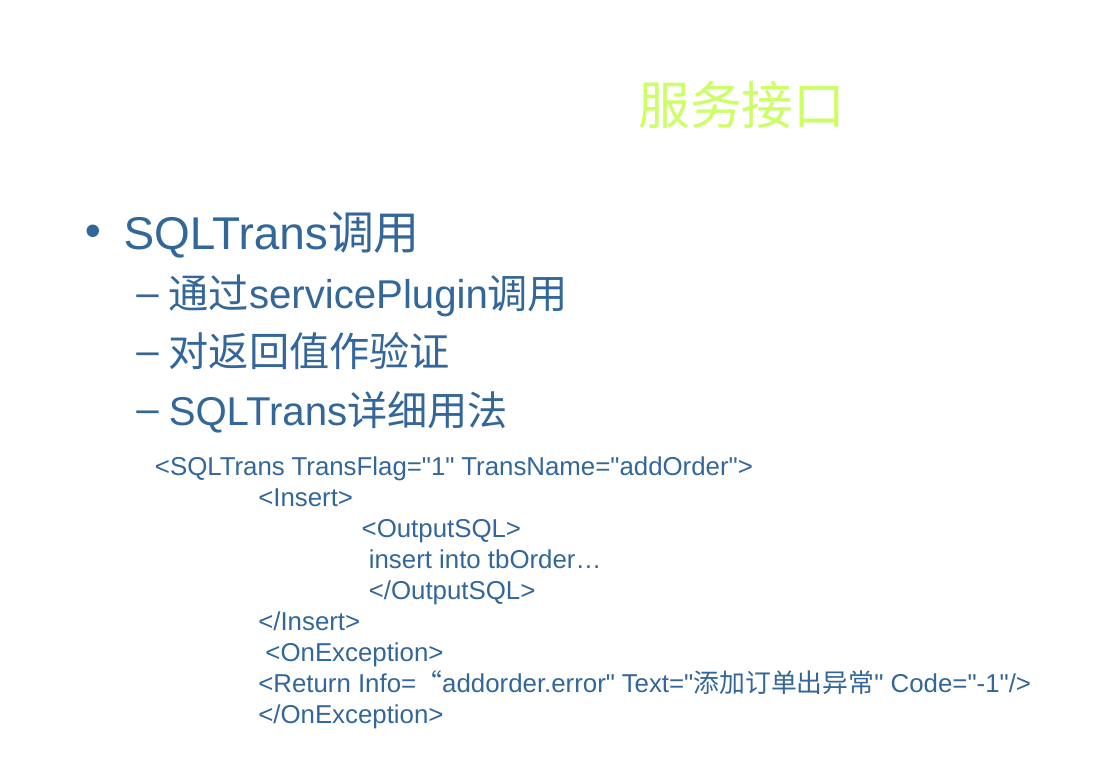
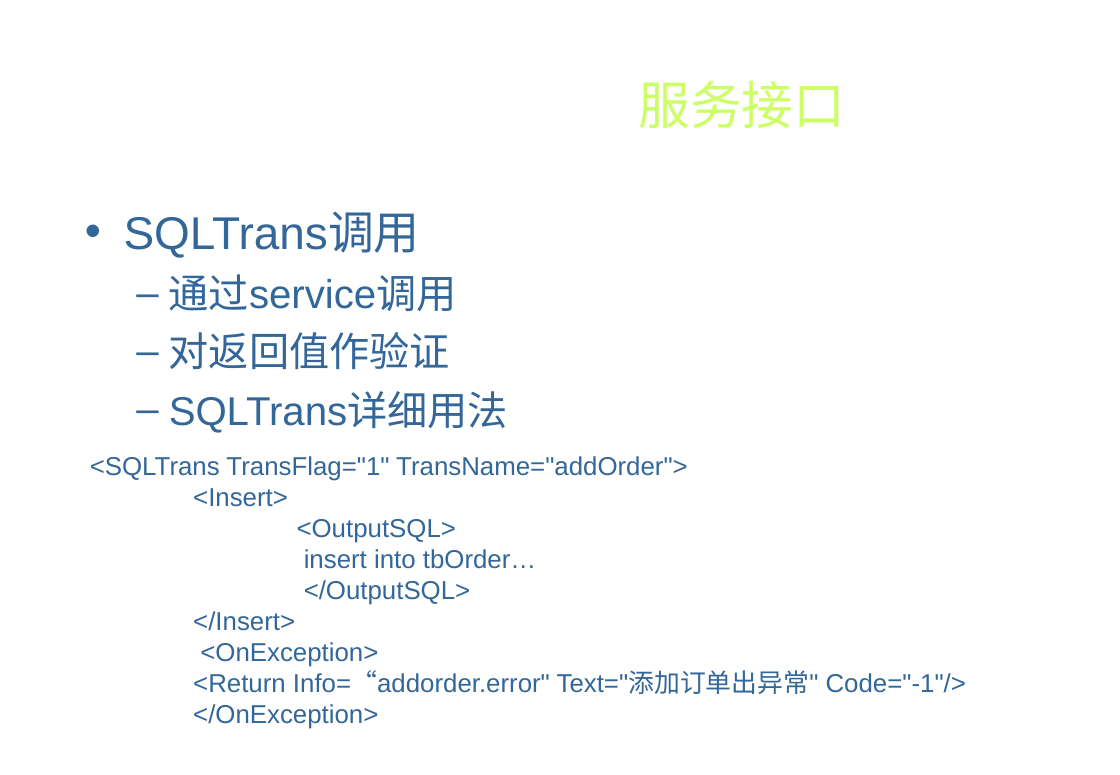
Before and after one commit to xiaowenzigege/CDO, a slide deck: slide 22 of CDODesign/Design/architecture/CDO服务插件开发.ppt (slide 18 before the commit). Drawn at 1120x775 pixels with LibreOffice and Linux fonts; fonts in the diff are those of the drawing; background and template pictures are left out. Boxes give left, top, right and bottom in pixels: in the first picture for what was removed or moved away, otherwise in the second. Text is boxed around its words. In the diff, an @@ line names an element or a change of style, - is before the commit and + after.

```diff
--- a/CDODesign/Design/architecture/CDO服务插件开发.ppt
+++ b/CDODesign/Design/architecture/CDO服务插件开发.ppt
@@ text at bbox=[169, 274, 457, 311]: text changed @@
-  – 通过servicePlugin调用
+  – 通过service调用
@@ text "<SQLTrans TransFlag="1" TransName="addOrder">": place and size @@
-text "<SQLTrans TransFlag="1" TransName="addOrder">" at bbox=[155, 456, 1031, 729]
+text "<SQLTrans TransFlag="1" TransName="addOrder">" at bbox=[90, 456, 966, 729]
```
Also in this commit, not shown: 10 other slides changed, 9 slides added, 6 slides removed, 1 other file.
